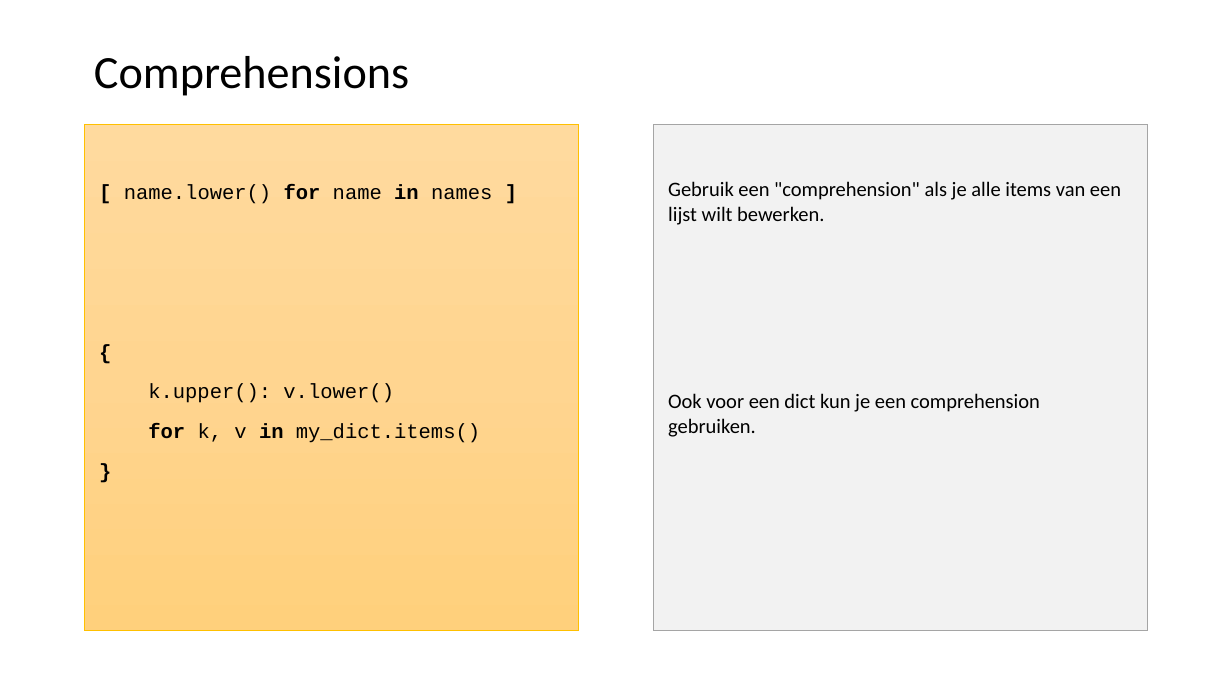
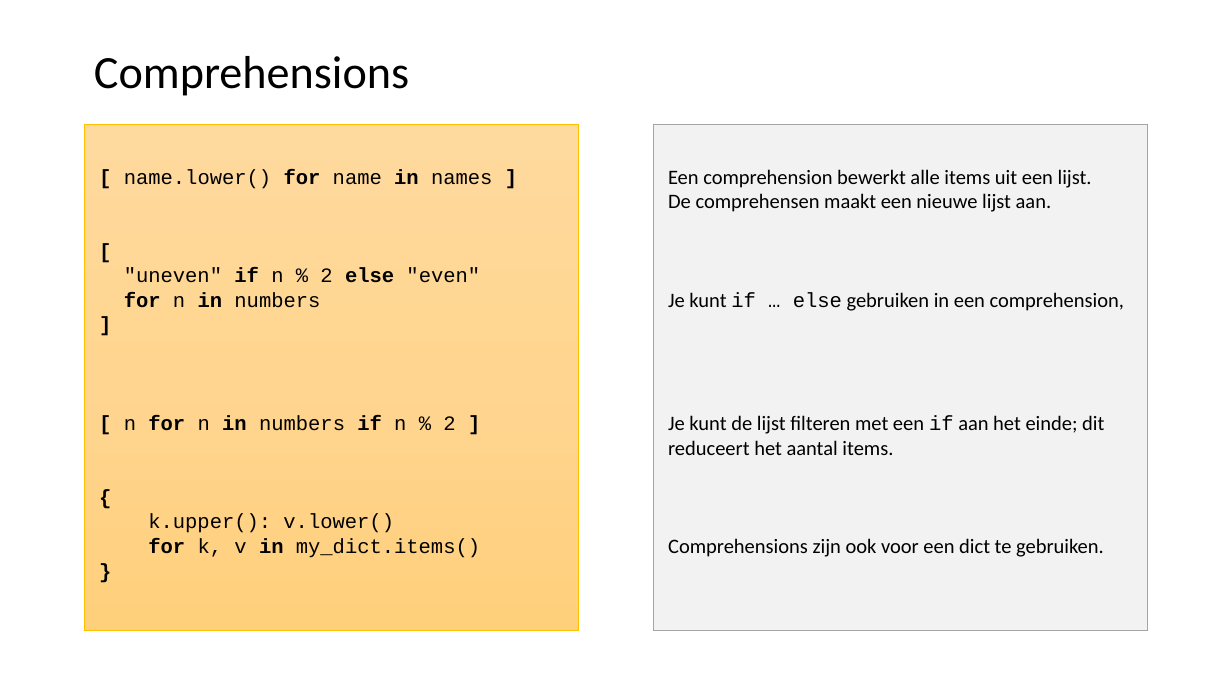
Before and after one commit to LFKoning/knowledge-sharing, a slide deck: slide 41 of python_trainees/1_basics_classes/python_traineeship_1.pptx (slide 40 before the commit). Drawn at 1232x693 pixels with LibreOffice and Linux fonts; fonts in the diff are those of the drawing. Boxes give left, top, right and bottom in pixels: in the first picture for what was removed or moved away, otherwise in the second. Text is boxed around its words. In the diff, an @@ line names an element or a change of style, - is before the commit and + after.

```diff
--- a/python_trainees/1_basics_classes/python_traineeship_1.pptx
+++ b/python_trainees/1_basics_classes/python_traineeship_1.pptx
@@ text at (x1=124, y1=169, x2=492, y2=558): line spacing 1.1 to 1; less space between paragraphs @@
@@ text in rectangle at (x1=668, y1=169, x2=1124, y2=557): text changed @@
-Gebruik een "comprehension" als je alle items van een lijst wilt bewerken.
-Ook voor een dict kun je een comprehension gebruiken.
+Een comprehension bewerkt alle items uit een lijst.
+De comprehensen maakt een nieuwe lijst aan.
+Je kunt if … else gebruiken in een comprehension,
+Je kunt de lijst filteren met een if aan het einde; dit reduceert het aantal items.
+Comprehensions zijn ook voor een dict te gebruiken.
@@ text at (x1=124, y1=268, x2=480, y2=431): paragraphs added @@
+[
+"uneven" if n % 2 else "even"
+for n in numbers
+]
+[ n for n in numbers if n % 2 ]
```
Also in this commit, not shown: 11 other slides changed, 1 slide added, 10 other files.
